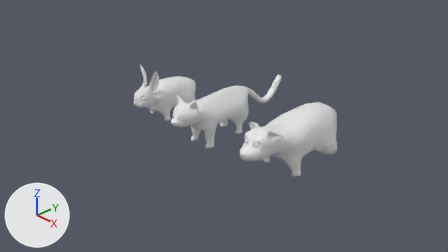
An edit to the Blender file art/animals.blend, drawn before and after from the same camera.
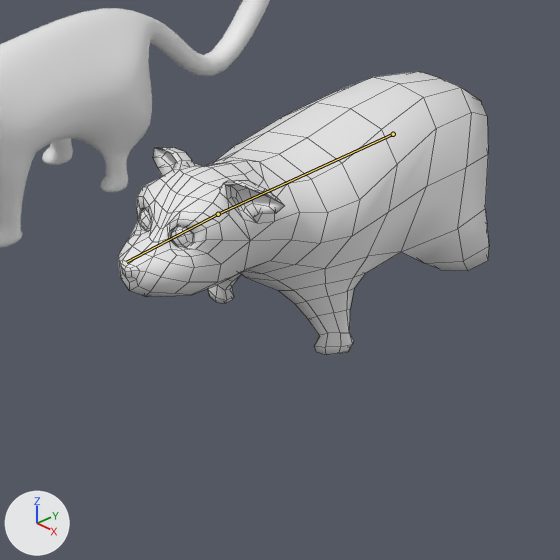
There are two pictures of each version: one from the file's camera 'Camera', one close up on the part from 47% to 79% of the width and 33% to 91% of the height. Every picture has the same lights, and +X, +Y and +Z are marked at lower left. The bones that bend it are drawn over the model as lines in the close-ups. The close-ups show mesh edges as thin lines.

In view in the first close-up: 'Kitty', 'Puppy'.
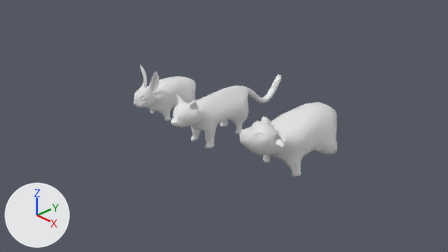
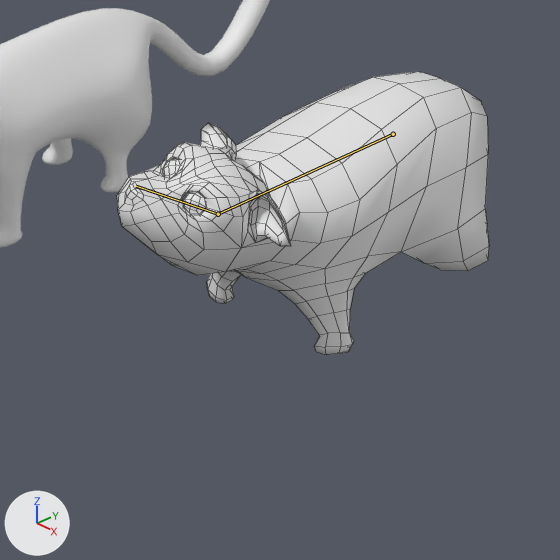
The newer file adds an action. The first version stands in its rest pose; the second is drawn at frame 39 of the action 'Run'.

Pixel boxes (x1, y1, x2, y2) of what changed, in the close-ups (560 x 560 px):
'Puppy', posed: before (118, 71, 489, 355); after (117, 71, 489, 355)
bone 'Head', root to tip: before (218, 214) to (126, 262); after (218, 214) to (136, 186)

The change in detail:
Bone 'Head' (bone_head) turns from (0, 0, 0) to (-36, -20, 18) degrees about its own x, y and z.
